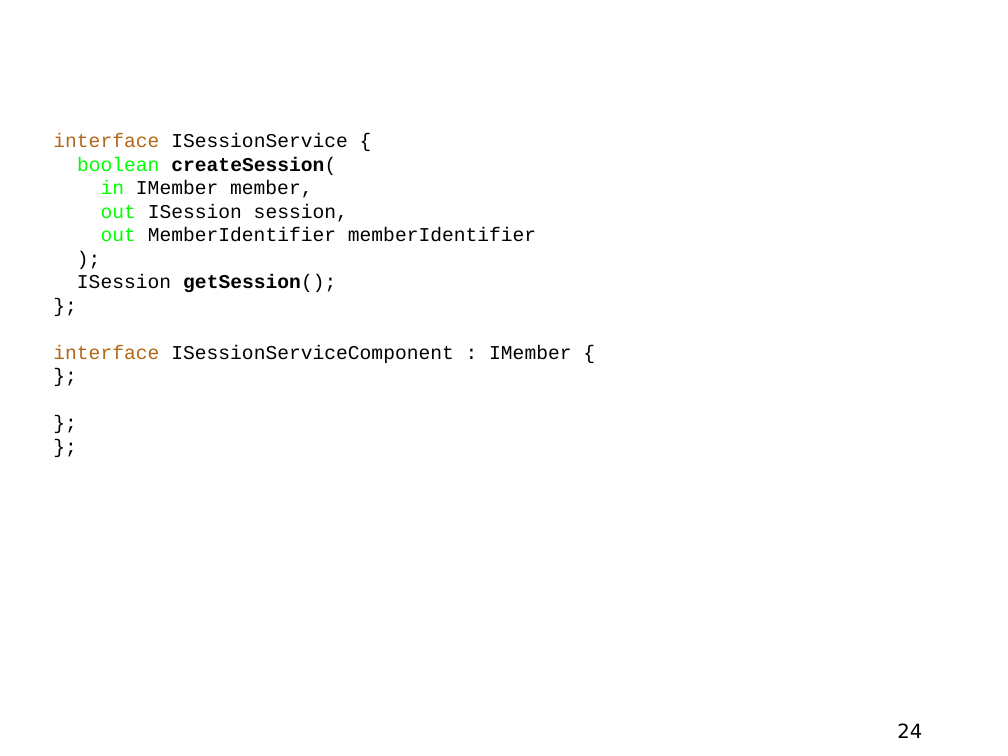
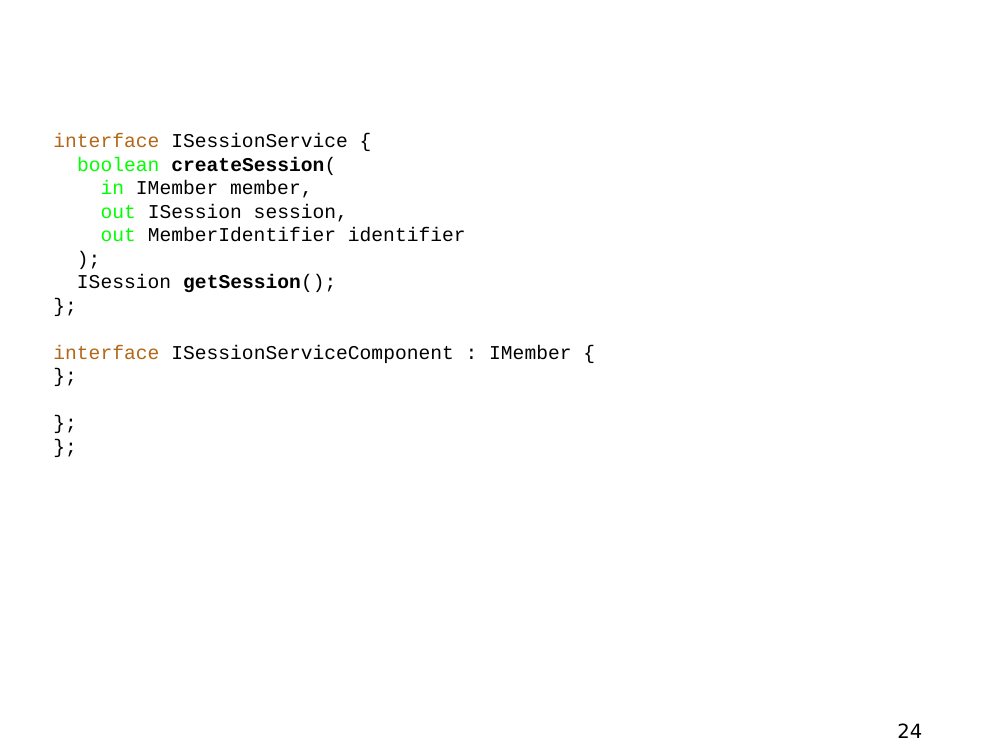
Before and after one commit to amadeubarbosa/openbus-core, a slide deck: slide 24 of docs/apresentacao/OpenBus_MWLab.ppt. Drawn at 1008x756 pixels with LibreOffice and Linux fonts; fonts in the diff are those of the drawing; background and template pictures are left out. Boxes give left, top, right and bottom in pixels: in the first picture for what was removed or moved away, otherwise in the second. Text is boxed around its words. In the diff, an @@ line names an element or a change of style, - is before the commit and + after.

Commit message:
* Removida uma colisão de nomes na IDL do Serviço de Sessão.

```diff
--- a/docs/apresentacao/OpenBus_MWLab.ppt
+++ b/docs/apresentacao/OpenBus_MWLab.ppt
@@ text at (101,227,466,242): text changed @@
-out MemberIdentifier memberIdentifier
+out MemberIdentifier identifier
```
Also in this commit, not shown: 25 other slides changed, 2 other files.
